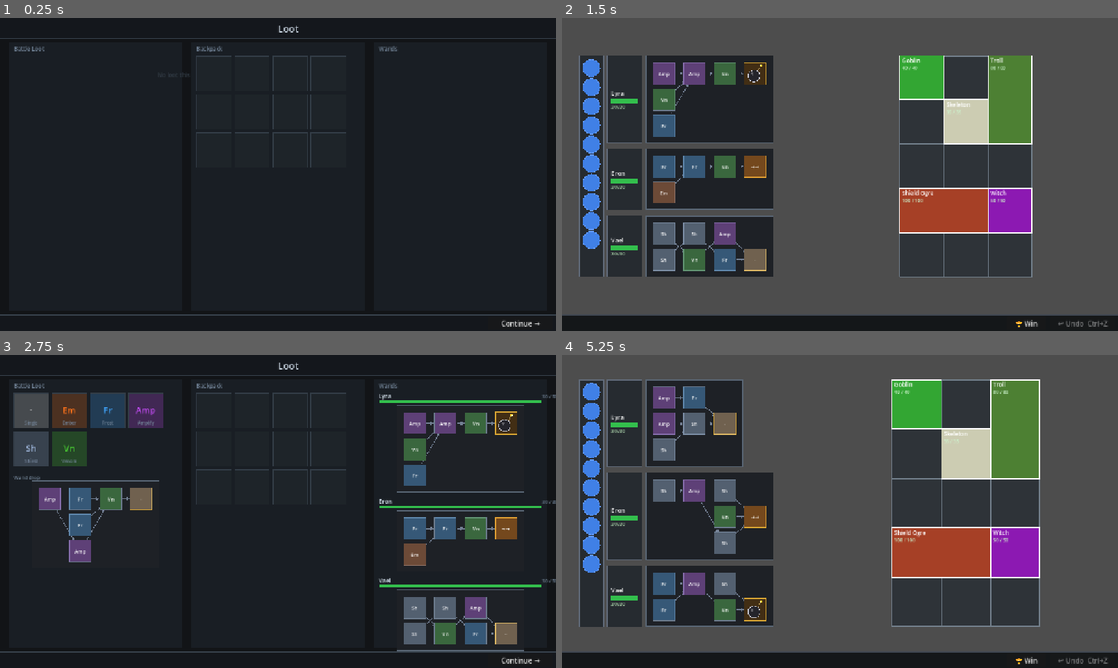
Above: before the commit, frames 1-4 (two rows, left to right).
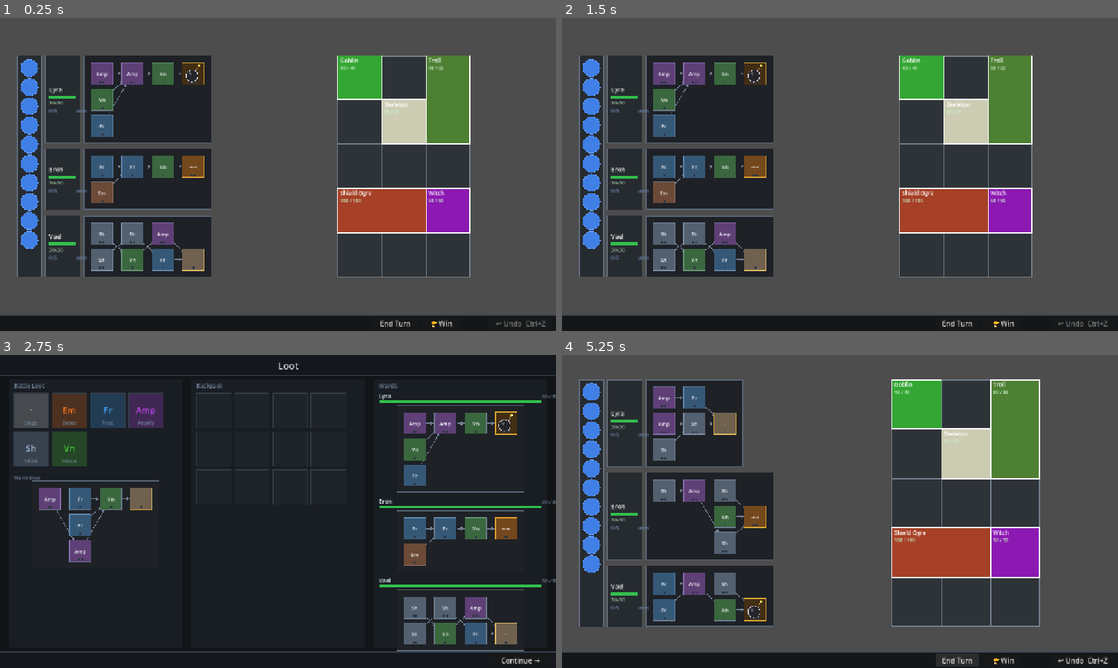
Above: after the commit, the same moments.

Repository: MoYapro/magic-monster-battle
Game: Godot game, scene res://scenes/battle/battle_scene.tscn
Two runs of this game, one before a commit and one after it. Both use one fixed random seed, a clock stepped at 60 frames per second and the inputs below. Before the commit the project starts from res://scenes/loot/loot_screen.tscn.
Inputs (mouse positions are in pixels of both pictures, inside the frame that each line leads up to):
- Up to frame 1 (0.25 s): no input
- Up to frame 2 (1.5 s): click (956, 324) at 0.5 s, where only the run after the commit has a clickable "End Turn"; click (1084, 324) at 1.25 s, where only the run before the commit has a clickable "Continue →"
- Up to frame 3 (2.75 s): click "🏆 Win" at 2 s
- Up to frame 4 (5.25 s): click "Continue →" at 2.75 s; click "🏆 Win" at 3.5 s; click "Continue →" at 4.25 s; click (956, 661) at 5 s, where only the run after the commit has a clickable "End Turn"

The runs differ from the first frame. In frame 1, 72% of the frame differs, in the area x 0-100%, y 0-99%; in frame 2, 0.9%; in frame 3, 0.1%; in frame 4, 1.0%.

Commit message:
calculate mana / mana allowed per mage and add wand zapping rules for that

Diff:
--- a/project.godot
+++ b/project.godot
@@ -15,9 +15,9 @@
 [application]
 
 config/name="Wand Magic"
-run/main_scene="res://scenes/loot/loot_screen.tscn"
+run/main_scene="res://scenes/battle/battle_scene.tscn"
 config/features=PackedStringArray("4.6", "GL Compatibility")
-config/main_scene="res://scenes/loot/loot_screen.tscn"
+config/main_scene="res://scenes/battle/battle_scene.tscn"
 
 [autoload]
 
--- a/scripts/battle/actions/action_add_mana.gd
+++ b/scripts/battle/actions/action_add_mana.gd
@@ -13,7 +13,14 @@
 	var new_state := state.duplicate()
 	if new_state.mana <= 0:
 		return new_state
+	var slot := setup.wands[mage_index].get_slot(slot_id)
+	if slot == null or slot.spell == null:
+		return new_state
 	var key := "%d/%s" % [mage_index, slot_id]
-	new_state.slot_charges[key] = new_state.slot_charges.get(key, 0) + 1
+	var current: int = new_state.slot_charges.get(key, 0)
+	if current >= slot.spell.mana_cost:
+		return new_state
+	new_state.slot_charges[key] = current + 1
 	new_state.mana -= 1
+	new_state.mage_mana_spent[mage_index] += 1
 	return new_state
--- /dev/null
+++ b/scripts/battle/actions/action_end_turn.gd
@@ -0,0 +1,8 @@
+class_name ActionEndTurn extends BattleAction
+
+func apply(state: BattleState, setup: BattleSetup) -> BattleState:
+	var new_state := state.duplicate()
+	new_state.mana = setup.max_mana
+	for i in new_state.mage_mana_spent.size():
+		new_state.mage_mana_spent[i] = 0
+	return new_state
--- a/scripts/battle/actions/action_zap_wand.gd
+++ b/scripts/battle/actions/action_zap_wand.gd
@@ -11,12 +11,24 @@
 
 func apply(state: BattleState, setup: BattleSetup) -> BattleState:
 	var new_state := state.duplicate()
+	if new_state.mage_mana_spent[mage_index] >= setup.mana_per_mage:
+		return new_state
 	var wand := setup.wands[mage_index]
-	var tip := wand.get_tip_slot()
+
+	var damage := 0
 	var pattern: Array[Vector2i] = [Vector2i(0, 0)]
-	if tip != null and tip.spell != null and not tip.spell.hit_pattern.is_empty():
-		pattern = tip.spell.hit_pattern
-	var damage := wand.get_total_damage()
+
+	for slot: SpellSlotData in wand.slots:
+		if slot.spell == null:
+			continue
+		var key := "%d/%s" % [mage_index, slot.id]
+		var charges: int = new_state.slot_charges.get(key, 0)
+		if charges < slot.spell.mana_cost:
+			continue  # inactive — skip
+		damage += slot.spell.damage
+		if slot.is_tip and not slot.spell.hit_pattern.is_empty():
+			pattern = slot.spell.hit_pattern
+
 	for cell: Vector2i in EnemyGrid.get_hit_cells(target_cell, pattern):
 		var eid: String = setup.get_enemy_id_at(cell)
 		if eid.is_empty() or not new_state.enemy_hp.has(eid):
@@ -24,4 +36,8 @@
 		new_state.enemy_hp[eid] -= damage
 		if new_state.enemy_hp[eid] <= 0:
 			new_state.enemy_hp.erase(eid)
+
+	for slot: SpellSlotData in wand.slots:
+		new_state.slot_charges.erase("%d/%s" % [mage_index, slot.id])
+
 	return new_state
--- a/scripts/battle/battle_scene.gd
+++ b/scripts/battle/battle_scene.gd
@@ -54,10 +54,17 @@
 	sep.size = Vector2(SCREEN_W, 1)
 	layer.add_child(sep)
 
+	var end_turn_button := Button.new()
+	end_turn_button.text = "End Turn"
+	end_turn_button.size = Vector2(100, BOTTOM_BAR_H - 10)
+	end_turn_button.position = Vector2(SCREEN_W - 420, SCREEN_H - BOTTOM_BAR_H + 5)
+	end_turn_button.pressed.connect(_on_end_turn_pressed)
+	layer.add_child(end_turn_button)
+
 	var win_button := Button.new()
 	win_button.text = "🏆 Win"
 	win_button.size = Vector2(90, BOTTOM_BAR_H - 10)
-	win_button.position = Vector2(SCREEN_W - 256, SCREEN_H - BOTTOM_BAR_H + 5)
+	win_button.position = Vector2(SCREEN_W - 310, SCREEN_H - BOTTOM_BAR_H + 5)
 	win_button.pressed.connect(_on_battle_won)
 	layer.add_child(win_button)
 
@@ -67,6 +74,11 @@
 	_undo_button.position = Vector2(SCREEN_W - 156, SCREEN_H - BOTTOM_BAR_H + 5)
 	_undo_button.pressed.connect(_on_undo_pressed)
 	layer.add_child(_undo_button)
+
+
+func _on_end_turn_pressed() -> void:
+	_cancel_targeting()
+	_apply_state(_history.push(ActionEndTurn.new()))
 
 
 func _on_undo_pressed() -> void:
@@ -123,6 +135,7 @@
 		var wand: WandDisplay = wand_displays[i]
 		wand.position = Vector2(WAND_X, y)
 		wand.tip_pressed.connect(_on_tip_pressed)
+		wand.body_slot_clicked.connect(_on_body_slot_clicked)
 		_wand_displays.append(wand)
 		var mage := MageDisplay.new()
 		add_child(mage)
@@ -185,9 +198,23 @@
 		_setup.mages[i].current_hp = state.mage_hp[i]
 		_mage_displays[i].queue_redraw()
 	_mana_display.setup(state.mana, _setup.max_mana, _panel_height)
+	_refresh_wand_charges(state)
 	_refresh_ui()
 	if _history.can_undo() and state.enemy_hp.is_empty():
 		_on_battle_won()
+
+
+func _refresh_wand_charges(state: BattleState) -> void:
+	for i in _wand_displays.size():
+		var charges := {}
+		var committed := 0
+		for slot: SpellSlotData in _setup.wands[i].slots:
+			var key := "%d/%s" % [i, slot.id]
+			var c: int = state.slot_charges.get(key, 0)
+			charges[slot.id] = c
+			committed += c
+		_wand_displays[i].set_charges(charges)
+		_mage_displays[i].set_mana(state.mage_mana_spent[i], _setup.mana_per_mage)
 
 
 func _on_battle_won() -> void:
@@ -226,10 +253,27 @@
 
 # --- targeting ---
 
+func _on_body_slot_clicked(wand: WandDisplay, slot_id: String) -> void:
+	if _targeting_wand != null:
+		_cancel_targeting()
+		return
+	var mage_index := _wand_displays.find(wand)
+	_apply_state(_history.push(ActionAddMana.new(mage_index, slot_id)))
+
+
 func _on_tip_pressed(wand: WandDisplay) -> void:
 	if _targeting_wand == wand:
 		_cancel_targeting()
-	else:
+		return
+	var mage_index := _wand_displays.find(wand)
+	var tip := _setup.wands[mage_index].get_tip_slot()
+	if tip == null or tip.spell == null:
+		return
+	var key := "%d/%s" % [mage_index, tip.id]
+	var charges: int = _history.current_state().slot_charges.get(key, 0)
+	if charges < tip.spell.mana_cost:
+		_apply_state(_history.push(ActionAddMana.new(mage_index, tip.id)))
+	elif _history.current_state().mage_mana_spent[mage_index] < _setup.mana_per_mage:
 		_start_targeting(wand)
 
 
--- a/scripts/battle/battle_setup.gd
+++ b/scripts/battle/battle_setup.gd
@@ -7,6 +7,7 @@
 var mages: Array[MageData] = []
 var wands: Array[WandData] = []
 var max_mana: int = 10
+var mana_per_mage: int = 5
 
 # cell -> enemy_id (precomputed for fast lookup)
 var _cell_to_enemy: Dictionary = {}
@@ -17,13 +18,15 @@
 	p_positions: Array[Vector2i],
 	p_mages: Array[MageData],
 	p_wands: Array[WandData],
-	p_max_mana: int
+	p_max_mana: int,
+	p_mana_per_mage: int = 5
 ) -> void:
 	enemies = p_enemies
 	enemy_positions = p_positions
 	mages = p_mages
 	wands = p_wands
 	max_mana = p_max_mana
+	mana_per_mage = p_mana_per_mage
 	_build_cell_map()
 
 
@@ -33,6 +36,7 @@
 		state.enemy_hp[enemy.id] = enemy.max_hp
 	for mage: MageData in mages:
 		state.mage_hp.append(mage.max_hp)
+		state.mage_mana_spent.append(0)
 	state.mana = max_mana
 	return state
 
--- a/scripts/battle/battle_state.gd
+++ b/scripts/battle/battle_state.gd
@@ -4,8 +4,10 @@
 var enemy_hp: Dictionary = {}
 var mage_hp: Array[int] = []
 var mana: int = 0
-# "mage_index/slot_id" -> mana placed on that slot
+# "mage_index/slot_id" -> charges placed on that slot
 var slot_charges: Dictionary = {}
+# per-mage mana spent on wand slots this turn
+var mage_mana_spent: Array[int] = []
 
 
 func duplicate() -> BattleState:
@@ -15,4 +17,6 @@
 		s.mage_hp.append(hp)
 	s.mana = mana
 	s.slot_charges = slot_charges.duplicate()
+	for v: int in mage_mana_spent:
+		s.mage_mana_spent.append(v)
 	return s
--- a/scripts/battle/mage_display.gd
+++ b/scripts/battle/mage_display.gd
@@ -11,12 +11,16 @@
 const COLOR_HP_LOW := Color(0.85, 0.20, 0.15)
 const COLOR_HP_BG := Color(0.10, 0.11, 0.13)
 const COLOR_TARGET_AVAILABLE := Color(1.0, 0.85, 0.2)
-const COLOR_TARGET_HOVER := Color(0.95, 0.18, 0.18)
+const COLOR_TARGET_HOVER     := Color(0.95, 0.18, 0.18)
+const COLOR_MANA             := Color(0.35, 0.70, 1.00)
+const COLOR_MANA_LABEL       := Color(0.40, 0.50, 0.65)
 
 var _mage: MageData = null
 var _height: float = 70.0
 var _highlighted := false
 var _hovered := false
+var _mana_committed: int = 0
+var _mana_max: int = 0
 
 
 func setup(mage: MageData, height: float) -> void:
@@ -35,6 +39,12 @@
 	queue_redraw()
 
 
+func set_mana(committed: int, max_mana: int) -> void:
+	_mana_committed = committed
+	_mana_max = max_mana
+	queue_redraw()
+
+
 func get_rect() -> Rect2:
 	return Rect2(Vector2.ZERO, Vector2(WIDTH, _height))
 
@@ -46,7 +56,7 @@
 	draw_rect(Rect2(Vector2.ZERO, Vector2(WIDTH, _height)), COLOR_BORDER, false, 1.0)
 
 	# vertically centre the content block
-	var content_h := 16.0 + 6.0 + BAR_HEIGHT + 5.0 + 13.0
+	var content_h := 16.0 + 6.0 + BAR_HEIGHT + 5.0 + 13.0 + 6.0 + 12.0
 	var y := (_height - content_h) * 0.5
 
 	var font := ThemeDB.fallback_font
@@ -61,9 +71,17 @@
 	var hp_color := COLOR_HP_FULL.lerp(COLOR_HP_LOW, 1.0 - hp_frac)
 	draw_rect(Rect2(Vector2(PAD, bar_y), Vector2(bar_w * hp_frac, BAR_HEIGHT)), hp_color, true)
 
-	draw_string(font, Vector2(PAD, bar_y + BAR_HEIGHT + 13.0),
+	var hp_text_y := bar_y + BAR_HEIGHT + 13.0
+	draw_string(font, Vector2(PAD, hp_text_y),
 			"%d/%d" % [_mage.current_hp, _mage.max_hp],
 			HORIZONTAL_ALIGNMENT_LEFT, -1, 12, Color(0.65, 0.80, 0.65))
+
+	if _mana_max > 0:
+		draw_string(font, Vector2(PAD, hp_text_y + 18.0),
+				"%d/%d" % [_mana_committed, _mana_max],
+				HORIZONTAL_ALIGNMENT_LEFT, -1, 11, COLOR_MANA_LABEL)
+		draw_string(font, Vector2(WIDTH - PAD, hp_text_y + 18.0),
+				"uses", HORIZONTAL_ALIGNMENT_RIGHT, -1, 11, COLOR_MANA_LABEL)
 	var r := get_rect()
 	if _hovered:
 		draw_rect(r, COLOR_TARGET_HOVER, false, 3.0)
--- a/scripts/battle/spell_data.gd
+++ b/scripts/battle/spell_data.gd
@@ -7,10 +7,12 @@
 var hit_pattern: Array[Vector2i]
 var icon: String
 var damage: int
+var mana_cost: int
 
 
 func _init(p_name: String, p_abbrev: String, p_tags: Array[String], p_color: Color,
-		p_pattern: Array[Vector2i] = [], p_icon: String = "", p_damage: int = 0) -> void:
+		p_pattern: Array[Vector2i] = [], p_icon: String = "", p_damage: int = 0,
+		p_mana_cost: int = 1) -> void:
 	display_name = p_name
 	abbreviation = p_abbrev
 	tags = p_tags
@@ -18,3 +20,4 @@
 	hit_pattern = p_pattern
 	icon = p_icon
 	damage = p_damage
+	mana_cost = p_mana_cost
--- a/scripts/battle/wand_display.gd
+++ b/scripts/battle/wand_display.gd
@@ -15,13 +15,18 @@
 const COLOR_EDGE := Color(0.45, 0.50, 0.58)
 
 signal tip_pressed(wand: WandDisplay)
+signal body_slot_clicked(wand: WandDisplay, slot_id: String)
 
 const COLOR_TARGET_AVAILABLE := Color(1.0, 0.85, 0.2)
 const COLOR_TARGET_HOVER := Color(0.95, 0.18, 0.18)
+const COLOR_PIP_FILLED    := Color(0.35, 0.70, 1.00)
+const COLOR_PIP_EMPTY     := Color(0.18, 0.22, 0.27)
+const COLOR_ACTIVE_BORDER := Color(0.35, 0.70, 1.00)
 
 var _data: WandData = null
 var _highlighted := false
 var _hovered := false
+var _charges: Dictionary = {}  # slot_id -> int
 
 
 func setup(wand_data: WandData) -> void:
@@ -36,6 +41,11 @@
 
 func set_hovered(on: bool) -> void:
 	_hovered = on
+	queue_redraw()
+
+
+func set_charges(charges: Dictionary) -> void:
+	_charges = charges
 	queue_redraw()
 
 
@@ -92,10 +102,14 @@
 		return
 	var local := to_local(event.position)
 	for slot: SpellSlotData in _data.slots:
-		if slot.is_tip and Rect2(_slot_pixel_pos(slot), SLOT_SIZE).has_point(local):
+		if not Rect2(_slot_pixel_pos(slot), SLOT_SIZE).has_point(local):
+			continue
+		if slot.is_tip:
 			tip_pressed.emit(self)
-			get_viewport().set_input_as_handled()
-			return
+		else:
+			body_slot_clicked.emit(self, slot.id)
+		get_viewport().set_input_as_handled()
+		return
 
 
 func _draw() -> void:
@@ -174,6 +188,10 @@
 	if slot.spell == null:
 		return
 
+	var charges: int = _charges.get(slot.id, 0)
+	var cost := slot.spell.mana_cost
+	var active: bool = charges >= cost
+
 	if slot.spell.icon.is_empty():
 		draw_rect(rect, Color(slot.spell.element_color, 0.28), true)
 		draw_string(ThemeDB.fallback_font,
@@ -182,3 +200,20 @@
 				HORIZONTAL_ALIGNMENT_CENTER, SLOT_SIZE.x, 11, Color.WHITE)
 	else:
 		_draw_icon(pos, SLOT_SIZE, slot.spell.icon)
+
+	_draw_mana_pips(pos, charges, cost)
+	if active:
+		draw_rect(rect, COLOR_ACTIVE_BORDER, false, 2.0)
+
+
+func _draw_mana_pips(pos: Vector2, charges: int, cost: int) -> void:
+	if cost <= 0:
+		return
+	const PIP := 5.0
+	const GAP := 2.0
+	var total_w := cost * PIP + (cost - 1) * GAP
+	var px := pos.x + (SLOT_SIZE.x - total_w) * 0.5
+	var py := pos.y + SLOT_SIZE.y - PIP - 3.0
+	for i in cost:
+		var color := COLOR_PIP_FILLED if i < charges else COLOR_PIP_EMPTY
+		draw_rect(Rect2(Vector2(px + i * (PIP + GAP), py), Vector2(PIP, PIP)), color, true)
--- a/scripts/battle/wand_generator.gd
+++ b/scripts/battle/wand_generator.gd
@@ -40,11 +40,11 @@
 
 static func _pick_body_spell(rng: RandomNumberGenerator) -> SpellData:
 	var spells: Array[SpellData] = [
-		SpellData.new("Ember",   "Em",  ["fire"],    Color(1.00, 0.45, 0.10), [], "", 3),
-		SpellData.new("Frost",   "Fr",  ["water"],   Color(0.25, 0.65, 1.00), [], "", 2),
-		SpellData.new("Venom",   "Vn",  ["poison"],  Color(0.30, 0.85, 0.20), [], "", 2),
-		SpellData.new("Amplify", "Amp", ["amplify"], Color(0.80, 0.30, 1.00), [], "", 5),
-		SpellData.new("Shield",  "Sh",  ["shield"],  Color(0.65, 0.75, 0.90), [], "", 0),
+		SpellData.new("Ember",   "Em",  ["fire"],    Color(1.00, 0.45, 0.10), [], "", 3, 1),
+		SpellData.new("Frost",   "Fr",  ["water"],   Color(0.25, 0.65, 1.00), [], "", 2, 1),
+		SpellData.new("Venom",   "Vn",  ["poison"],  Color(0.30, 0.85, 0.20), [], "", 2, 1),
+		SpellData.new("Amplify", "Amp", ["amplify"], Color(0.80, 0.30, 1.00), [], "", 5, 2),
+		SpellData.new("Shield",  "Sh",  ["shield"],  Color(0.65, 0.75, 0.90), [], "", 0, 2),
 	]
 	return spells[rng.randi_range(0, spells.size() - 1)]
 
@@ -52,15 +52,15 @@
 static func _pick_tip_spell(rng: RandomNumberGenerator) -> SpellData:
 	var spells: Array[SpellData] = [
 		SpellData.new("Single", "·",   ["tip", "single"], Color(0.90, 0.90, 0.90),
-			[Vector2i(0, 0)], "", 6),
+			[Vector2i(0, 0)], "", 6, 1),
 		SpellData.new("Line",   "|||", ["tip", "line"],   Color(0.30, 0.80, 0.95),
-			[Vector2i(0, -1), Vector2i(0, 0), Vector2i(0, 1)], "", 4),
+			[Vector2i(0, -1), Vector2i(0, 0), Vector2i(0, 1)], "", 4, 2),
 		SpellData.new("Pierce", "→→",  ["tip", "pierce"], Color(0.95, 0.55, 0.20),
-			[Vector2i(0, 0), Vector2i(1, 0), Vector2i(2, 0)], "", 4),
+			[Vector2i(0, 0), Vector2i(1, 0), Vector2i(2, 0)], "", 4, 2),
 		SpellData.new("Bomb",   "",    ["tip", "aoe"],    Color(0.25, 0.25, 0.28),
 			[Vector2i(-1,-1), Vector2i(-1, 0), Vector2i(-1, 1),
 			 Vector2i( 0,-1), Vector2i( 0, 0), Vector2i( 0, 1),
-			 Vector2i( 1,-1), Vector2i( 1, 0), Vector2i( 1, 1)], "bomb", 3),
+			 Vector2i( 1,-1), Vector2i( 1, 0), Vector2i( 1, 1)], "bomb", 3, 3),
 	]
 	return spells[rng.randi_range(0, spells.size() - 1)]
 
Not shown, added: scripts/battle/actions/action_end_turn.gd.uid
